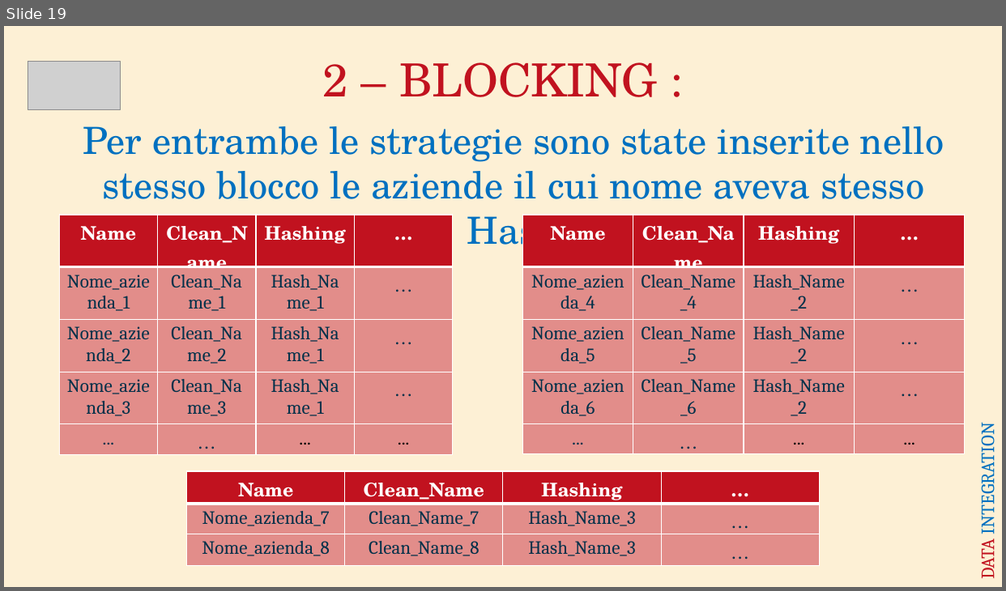
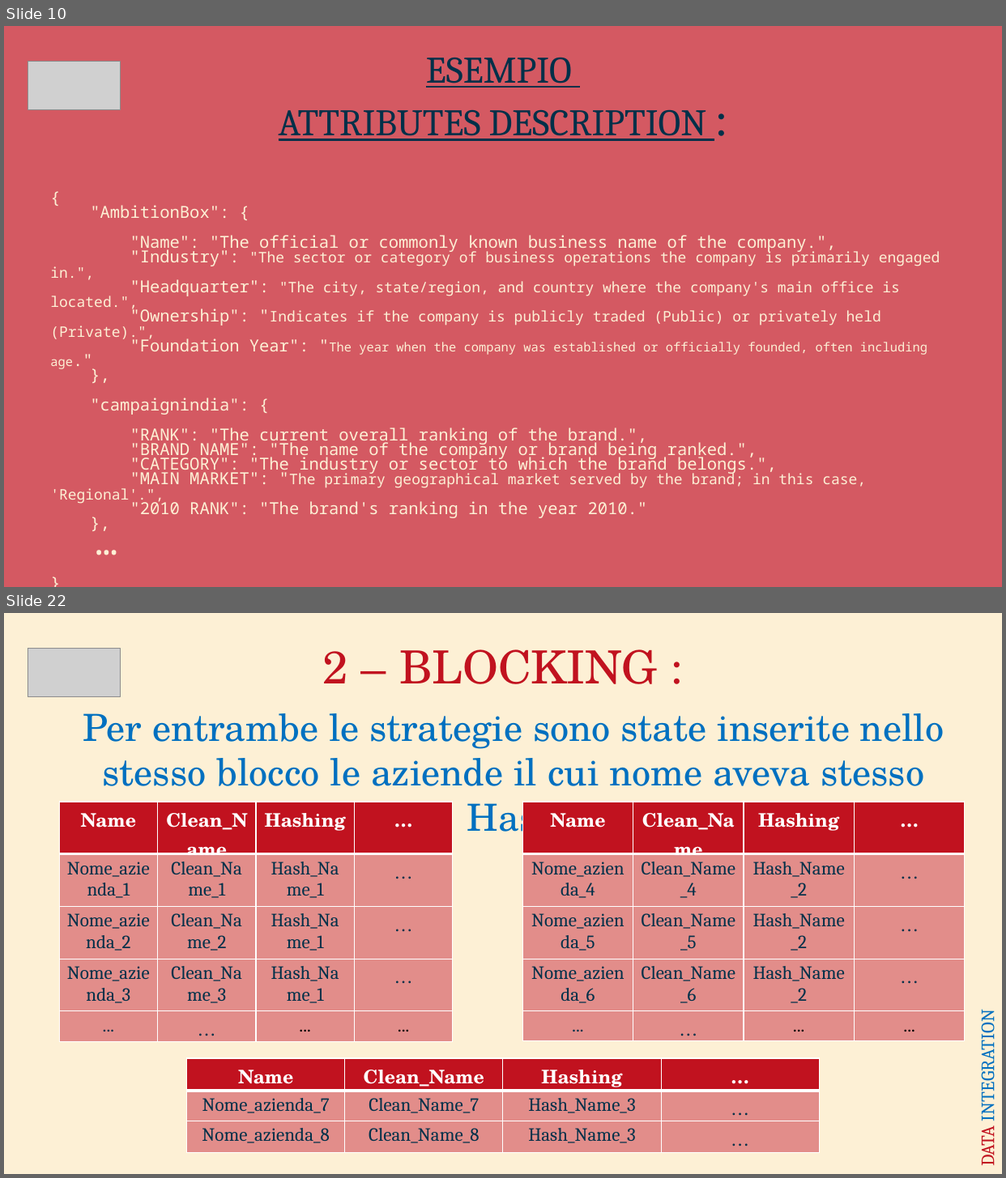
Before and after one commit to AntonioSouls/IDD_HOMEWORK5_Data-Integration, a slide deck: Data Integration Presentazione.pptx. Shown one above the other, each under a label of ours: slide 19 before the commit, slides 10 and 22 after it; the slides between them are not shown. The pictures are 1006x591 and 1006x1178 pixels, drawn with LibreOffice and Linux fonts; fonts in the diff are those of the drawing; grey boxes stand for pictures. Boxes give left, top, right and bottom in pixels: in the first picture for what was removed or moved away, otherwise in the second. Text is boxed around its words. In the diff, an @@ line names an element or a change of style, - is before the commit and + after.

```diff
--- a/Data Integration Presentazione.pptx
+++ b/Data Integration Presentazione.pptx
@@ slide 10 added at (4,26,1002,587), background #D45962 @@
@@ picture added at (28,62,120,110) @@
@@ text added at (279,57,707,141), 36 pt, text #003049, underline @@
+ESEMPIO
+ATTRIBUTES DESCRIPTION :
@@ text added at (50,205,940,518), 16 pt, text #FDF0D5 @@
+{
+"AmbitionBox": {
+"Name": "The official or commonly known business name of the company.",
+"Industry": "The sector or category of business operations the company is primarily engaged in.",
+"Headquarter": "The city, state/region, and country where the company's main office is located.",
+"Ownership": "Indicates if the company is publicly traded (Public) or privately held (Private).",
+"Foundation Year": "The year when the company was established or officially founded, often including age."
+},
+"campaignindia": {
+"RANK": "The current overall ranking of the brand.",
+"BRAND NAME": "The name of the company or brand being ranked.",
+"CATEGORY": "The industry or sector to which the brand belongs.",
+"MAIN MARKET": "The primary geographical market served by the brand; in this case, 'Regional'.",
+"2010 RANK": "The brand's ranking in the year 2010."
+},
+…
+}
@@ what was slide 19 is now slide 22 @@
```
Also in this commit, not shown: 13 slides changed, 4 other slides added, 2 slides removed.
